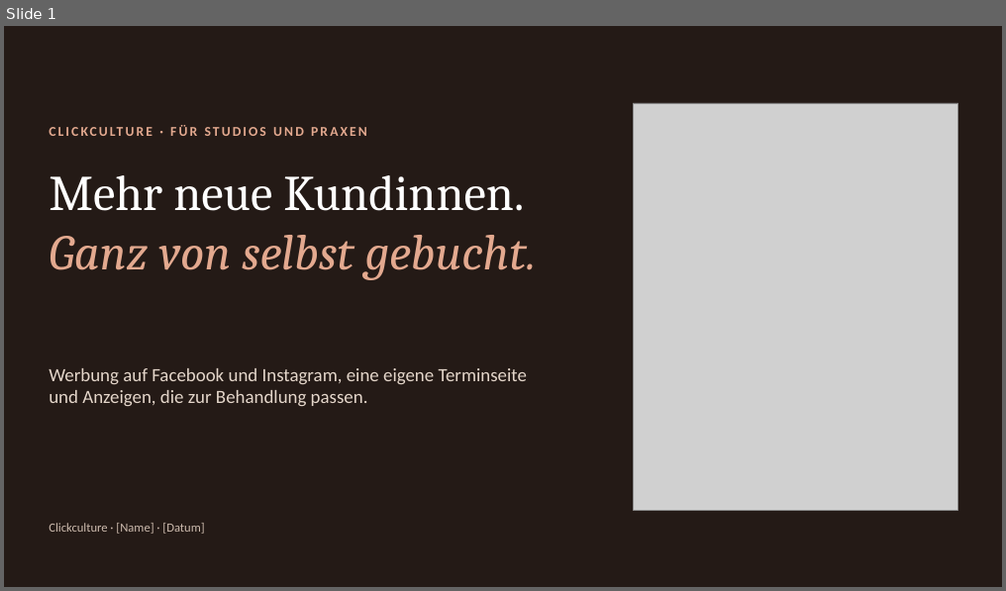
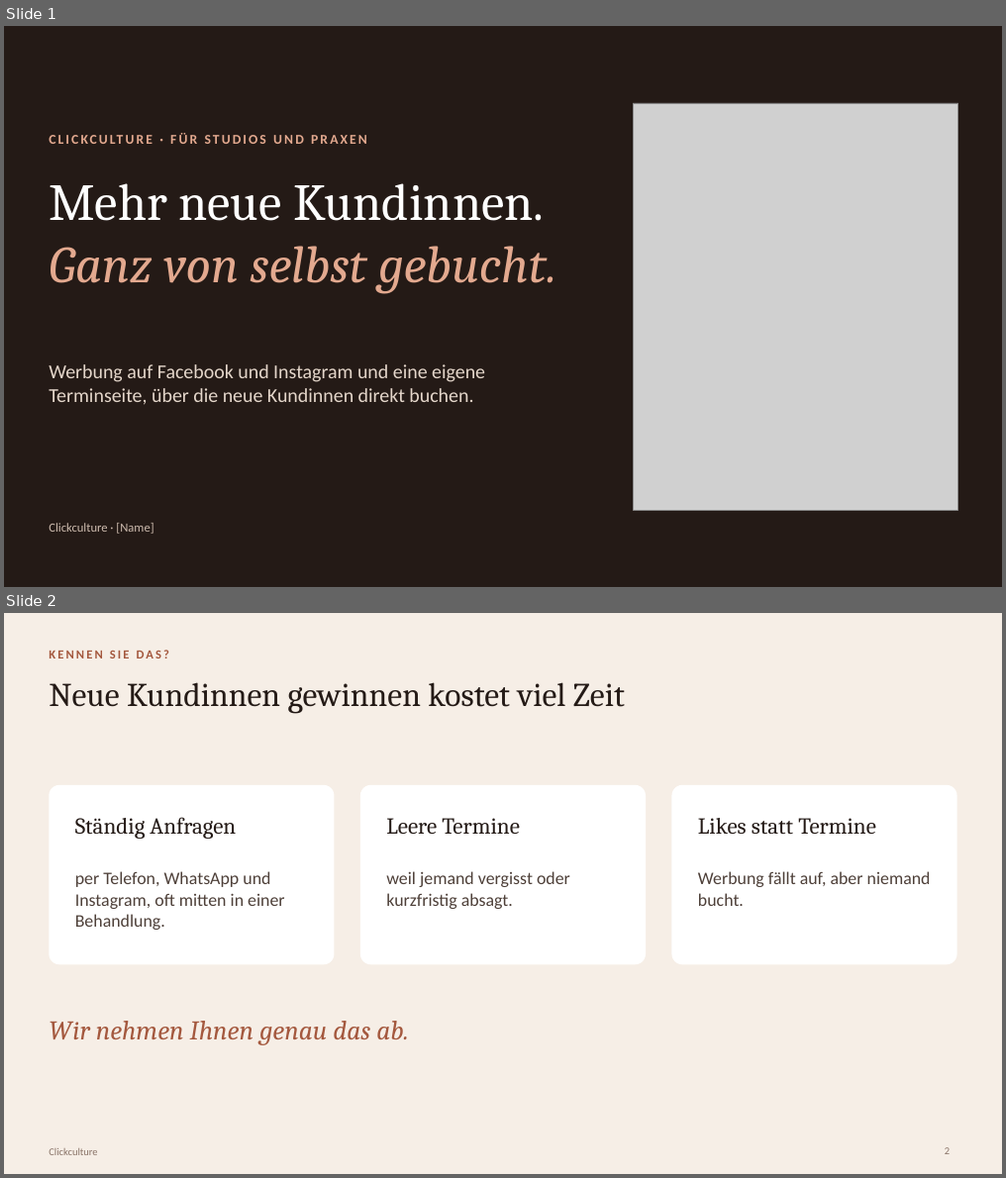
Before and after one commit to raphaelgeil652-lab/business, a slide deck: nischen/beauty/praesentation/Clickculture Beauty – Vorstellung.pptx. Shown one above the other, each under a label of ours: slide 1 before the commit, slides 1 and 2 after it. The pictures are 1006x591 and 1006x1178 pixels, drawn with LibreOffice and Linux fonts; fonts in the diff are those of the drawing; grey boxes stand for pictures. Boxes give left, top, right and bottom in pixels: in the first picture for what was removed or moved away, otherwise in the second. Text is boxed around its words. In the diff, an @@ line names an element or a change of style, - is before the commit and + after.

```diff
--- a/nischen/beauty/praesentation/Clickculture Beauty – Vorstellung.pptx
+++ b/nischen/beauty/praesentation/Clickculture Beauty – Vorstellung.pptx
@@ slide 2 added at [4, 613, 1002, 1174], background #F6EEE6 @@
@@ text added at [49, 650, 169, 659], 12 pt, text #A4583E, bold @@
+KENNEN SIE DAS?
@@ title added at [49, 682, 625, 714], 32 pt, text #241A16 @@
+Neue Kundinnen gewinnen kostet viel Zeit
@@ rounded rectangle added at [49, 785, 334, 964], fill #FFFFFF @@
@@ rounded rectangle added at [360, 785, 646, 964], fill #FFFFFF @@
@@ rounded rectangle added at [672, 785, 957, 964], fill #FFFFFF @@
@@ text added at [75, 817, 236, 839], 22 pt, text #241A16 @@
+Ständig Anfragen
@@ text added at [386, 818, 520, 834], 22 pt, text #241A16 @@
+Leere Termine
@@ text added at [698, 818, 876, 835], 22 pt, text #241A16 @@
+Likes statt Termine
@@ text added at [75, 871, 284, 930], 17 pt, text #4E4039 @@
+per Telefon, WhatsApp und Instagram, oft mitten in einer Behandlung.
@@ text added at [386, 871, 570, 909], 17 pt, text #4E4039 @@
+weil jemand vergisst oder kurzfristig absagt.
@@ text added at [698, 871, 931, 906], 17 pt, text #4E4039 @@
+Werbung fällt auf, aber niemand bucht.
@@ text added at [49, 1021, 409, 1046], 26 pt, text #A4583E, italic @@
+Wir nehmen Ihnen genau das ab.
@@ text added at [49, 1149, 97, 1156], 10 pt, text #8A7468 @@
+Clickculture
@@ page number added at [944, 1148, 949, 1155], 10 pt, text #8A7468 @@
+2
@@ slide 1 changed as well @@
@@ text "CLICKCULTURE · FÜR STUDIOS UND ...": place and size @@
-text "CLICKCULTURE · FÜR STUDIOS UND ..." at [49, 123, 573, 150]
+text "CLICKCULTURE · FÜR STUDIOS UND ..." at [49, 131, 573, 157]
@@ text "Mehr neue Kundinnen. Ganz von ...": place and size @@
-text "Mehr neue Kundinnen. Ganz von ..." at [49, 175, 537, 280]
+text "Mehr neue Kundinnen. Ganz von ..." at [49, 183, 556, 293]
@@ text "Mehr neue Kundinnen. Ganz von ..." at [49, 183, 556, 293]: size 48 to 50 pt @@
@@ text at [49, 365, 485, 405]: text changed; size 18 to 19 pt @@
-Werbung auf Facebook und Instagram, eine eigene Terminseite und Anzeigen, die zur Behandlung passen.
+Werbung auf Facebook und Instagram und eine eigene Terminseite, über die neue Kundinnen direkt buchen.
@@ text at [49, 523, 153, 534]: text changed @@
-Clickculture · [Name] · [Datum]
+Clickculture · [Name]
```
Also in this commit, not shown: 2 other slides changed, 8 other slides added, 13 slides removed.
